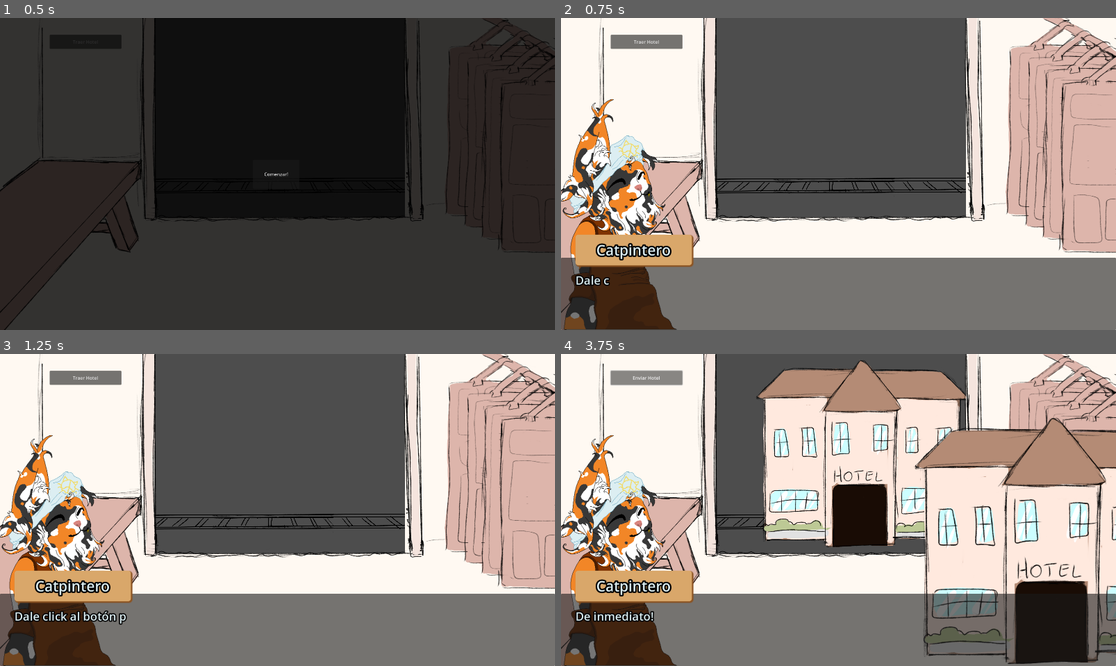
Above: before the commit, frames 1-4 (two rows, left to right).
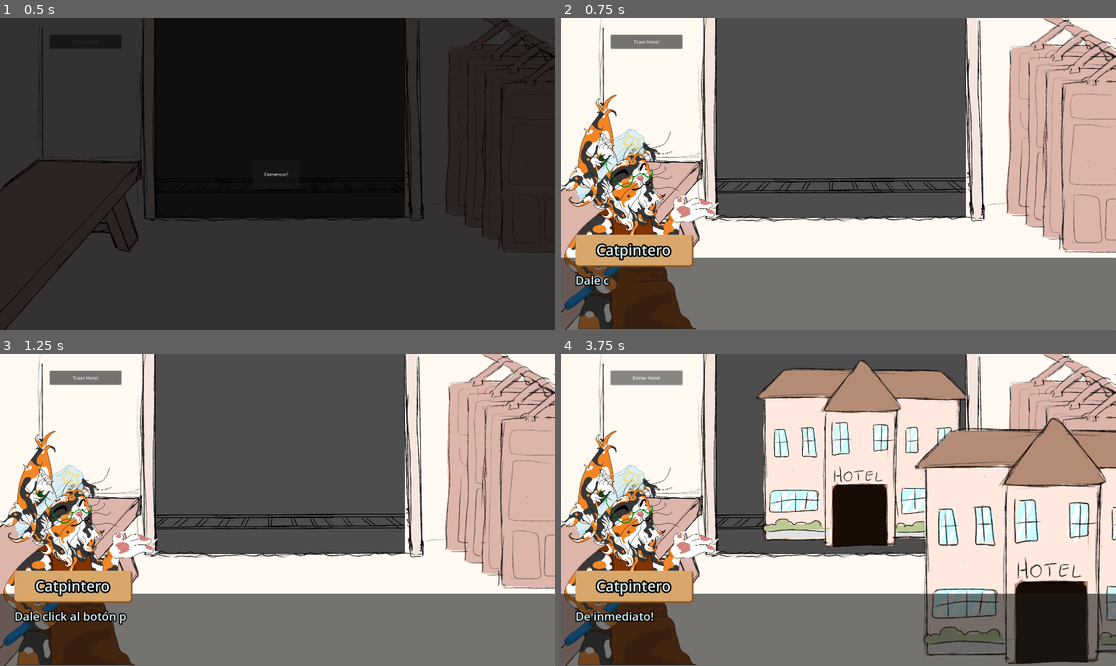
Above: after the commit, the same moments.

Repository: JavierLarre/game-jam-puertas
Game: Godot game, scene res://puertas.tscn
Two runs of this game, one before a commit and one after it. Both use one fixed random seed, a clock stepped at 60 frames per second and the inputs below.
Inputs:
- Up to frame 1 (0.5 s): no input
- Up to frame 2 (0.75 s): click "Comenzar!" at 0.5 s
- Up to frame 3 (1.25 s): no input
- Up to frame 4 (3.75 s): click "Traer Hotel" at 1.25 s; click "Traer Hotel" at 2 s; click "Traer Hotel" at 2.75 s; click "Enviar Hotel" at 3.5 s

Frame 1 is identical in both runs. In frame 2, 6.9% of the frame differs, in the area x 0-29%, y 24-100%; in frame 3, 6.8%; in frame 4, 6.8%.

Commit message:
catpintero terminado

Diff:
--- a/catpintero.tscn
+++ b/catpintero.tscn
@@ -1,25 +1,50 @@
-[gd_scene load_steps=3 format=3 uid="uid://cncfa2pbvibl4"]
+[gd_scene load_steps=10 format=3 uid="uid://cncfa2pbvibl4"]
 
-[ext_resource type="Texture2D" uid="uid://b86i7f8yjcxsf" path="res://assets/Cabeza_Catpintero_PNG.png" id="1_sgbht"]
-[ext_resource type="Texture2D" uid="uid://5uws0k7qqocp" path="res://assets/Cuerpo_Catpintero_PNG.png" id="1_wj4p6"]
+[ext_resource type="Texture2D" uid="uid://h2uah31bnn5u" path="res://assets/catpintero/Brazo_Derecho_Catpintero.png" id="1_havh1"]
+[ext_resource type="Texture2D" uid="uid://b86i7f8yjcxsf" path="res://assets/catpintero/Cabeza_Catpintero_PNG.png" id="1_sgbht"]
+[ext_resource type="Texture2D" uid="uid://5uws0k7qqocp" path="res://assets/catpintero/Cuerpo_Catpintero_PNG.png" id="1_wj4p6"]
+[ext_resource type="Texture2D" uid="uid://ccb85ve5y5cbs" path="res://assets/catpintero/Brazo_Izquierdo_Catpintero.png" id="3_s4xbd"]
+[ext_resource type="Texture2D" uid="uid://dj7b2xbak26me" path="res://assets/catpintero/Cejas_Catpintero.png" id="5_u3eus"]
+[ext_resource type="Texture2D" uid="uid://16a67rb4kyr7" path="res://assets/catpintero/Bigotitos_Cejas_Catpintero.png" id="6_0kuf0"]
+[ext_resource type="Texture2D" uid="uid://kpev8p3j3trr" path="res://assets/catpintero/Bigotitos_Izquierdos_Catpintero.png" id="7_g34i5"]
+[ext_resource type="Texture2D" uid="uid://cnejiub1ftpsu" path="res://assets/catpintero/Bigotitos_Derechos_Catpintero.png" id="8_irmf4"]
+[ext_resource type="Texture2D" uid="uid://blbkib282v0u2" path="res://assets/catpintero/Lentes_Catpintero_PNG.png" id="9_s4xbd"]
 
-[node name="Catpintero" type="Control"]
-layout_mode = 3
-anchors_preset = 0
-offset_right = 113.0
-offset_bottom = 110.0
+[node name="Catpintero" type="Node2D"]
 
-[node name="Cuerpintero" type="TextureRect" parent="."]
-layout_mode = 0
-offset_top = 377.0
-offset_right = 469.0
-offset_bottom = 875.0
+[node name="BrazoDerechoCatpintero" type="Sprite2D" parent="."]
+position = Vector2(413, 490)
+texture = ExtResource("1_havh1")
+
+[node name="Cuerpintero" type="Sprite2D" parent="."]
+position = Vector2(283, 615)
 texture = ExtResource("1_wj4p6")
-stretch_mode = 5
 
-[node name="Cabezapintero" type="TextureRect" parent="."]
-layout_mode = 0
-offset_right = 443.0
-offset_bottom = 581.0
+[node name="BrazoIzquierdoCatpintero" type="Sprite2D" parent="."]
+position = Vector2(212, 592)
+texture = ExtResource("3_s4xbd")
+
+[node name="Cabezapintero" type="Sprite2D" parent="."]
+position = Vector2(234, 319)
 texture = ExtResource("1_sgbht")
-stretch_mode = 5
+
+[node name="CejasCatpintero" type="Sprite2D" parent="."]
+position = Vector2(273, 308)
+texture = ExtResource("5_u3eus")
+
+[node name="BigotitosCejasCatpintero" type="Sprite2D" parent="."]
+position = Vector2(271, 263)
+scale = Vector2(1.14574, 1.1092)
+texture = ExtResource("6_0kuf0")
+
+[node name="BigotitosIzquierdosCatpintero" type="Sprite2D" parent="."]
+position = Vector2(233, 408)
+texture = ExtResource("7_g34i5")
+
+[node name="BigotitosDerechosCatpintero" type="Sprite2D" parent="."]
+position = Vector2(367, 341)
+texture = ExtResource("8_irmf4")
+
+[node name="LentesCatpinteroPng" type="Sprite2D" parent="."]
+position = Vector2(264, 329)
+texture = ExtResource("9_s4xbd")
--- a/dialogue/dialogues/dialogues.tscn
+++ b/dialogue/dialogues/dialogues.tscn
@@ -11,10 +11,8 @@
 
 [node name="Catpintero" parent="." instance=ExtResource("3_yu45q")]
 visible = false
-offset_left = -45.0
-offset_top = 258.0
-offset_right = 68.0
-offset_bottom = 368.0
+position = Vector2(-93, 135)
+scale = Vector2(1.2, 1.2)
 
 [node name="Hotel" type="TextureRect" parent="."]
 visible = false
Binary file removed: assets/Cabeza_Catpintero_PNG.png
Binary file added: assets/catpintero/Bigotitos_Cejas_Catpintero.png
Not shown, added: assets/catpintero/Bigotitos_Cejas_Catpintero.png.import
Binary file added: assets/catpintero/Bigotitos_Derechos_Catpintero.png
Not shown, added: assets/catpintero/Bigotitos_Derechos_Catpintero.png.import
Binary file added: assets/catpintero/Bigotitos_Izquierdos_Catpintero.png
Not shown, added: assets/catpintero/Bigotitos_Izquierdos_Catpintero.png.import
Binary file added: assets/catpintero/Brazo_Derecho_Catpintero.png
Not shown, changed: assets/catpintero/Brazo_Derecho_Catpintero.png.import
Binary file added: assets/catpintero/Brazo_Izquierdo_Catpintero.png
Not shown, added: assets/catpintero/Brazo_Izquierdo_Catpintero.png.import
Binary file added: assets/catpintero/Cabeza_Catpintero_PNG.png
(and 7 more such lines)
